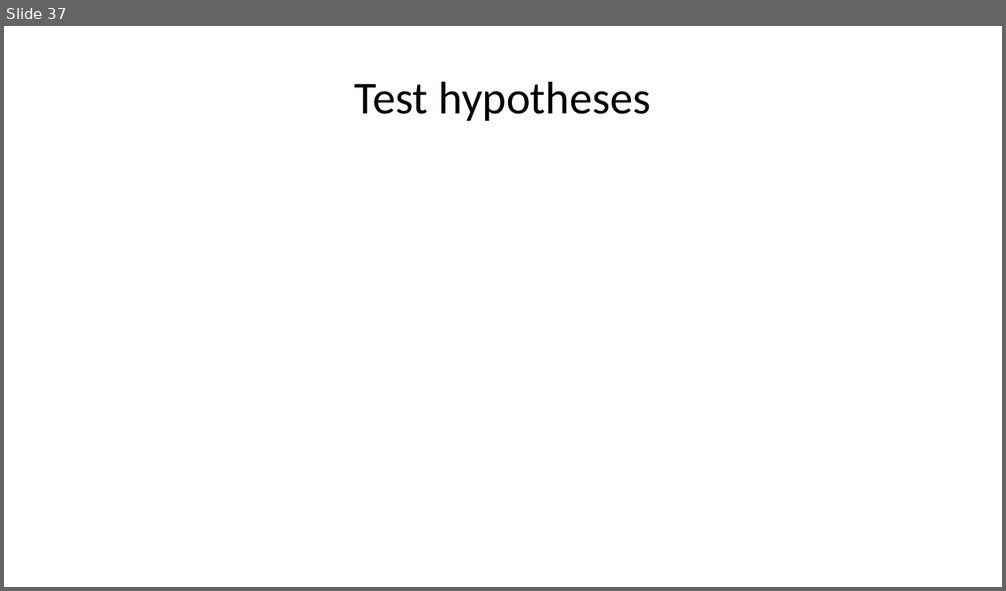
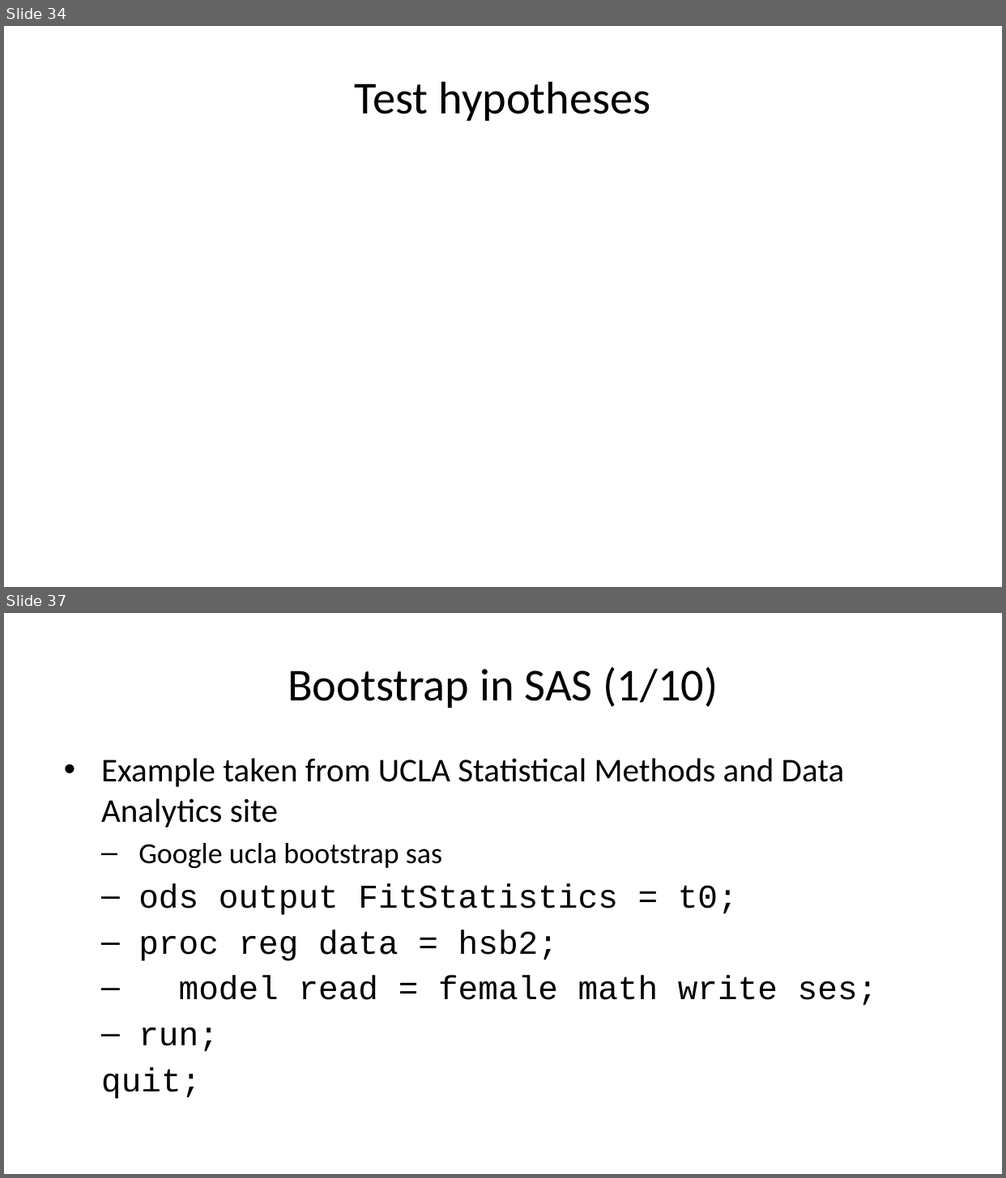
Before and after one commit to pmean/papers-and-presentations, a slide deck: bootstrap/src/bootstrap-slides.pptx. Shown one above the other, each under a label of ours: slide 37 before the commit, slides 34 and 37 after it; the slides between them are not shown. The pictures are 1006x591 and 1006x1178 pixels, drawn with LibreOffice and Linux fonts; fonts in the diff are those of the drawing. Boxes give left, top, right and bottom in pixels: in the first picture for what was removed or moved away, otherwise in the second. Text is boxed around its words. In the diff, an @@ line names an element or a change of style, - is before the commit and + after.

Commit message:
Good first draft of bootstrap talk

```diff
--- a/bootstrap/src/bootstrap-slides.pptx
+++ b/bootstrap/src/bootstrap-slides.pptx
@@ slide 37 added at [4, 613, 1002, 1174], background #FFFFFF @@
@@ title added at [288, 667, 718, 708], 33 pt, text #000000 @@
+Bootstrap in SAS (1/10)
@@ text added at [101, 758, 878, 1099], 24 pt, text #000000 @@
+• Example taken from UCLA Statistical Methods and Data Analytics site
+  – Google ucla bootstrap sas
+ods output FitStatistics = t0;
+proc reg data = hsb2;
+model read = female math write ses;
+run;
+quit;
@@ what was slide 37 is now slide 34 @@
```
Also in this commit, not shown: 10 slides changed, 26 other slides added, 6 slides removed, 6 other files.
